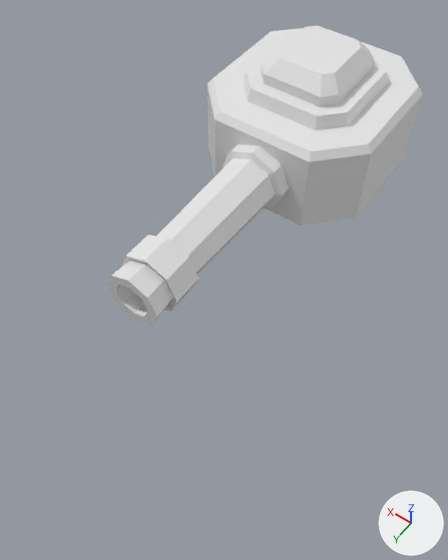
The glTF model models/player/Cannon.glb as it was, and as the next commit left it.
Before and after are seen from a 50 mm lens placed at (-1.0, 1.22, 2.63), pointed at (-0.07, -0.09, 0.57). Arrows for +X, +Y and +Z are at lower right; the lights stay in place. Where no turn or scale is listed for an object, it has been applied to the vertices.

The older version as bpy lines, for what is in view:
```python
me_cube_007 = bpy.data.meshes.new('Cube.007')
me_cube_007.from_pydata(...)  # 64 vertices, 124 faces; spans x -0.39..0.39, y -0.514..0.311, z -0.176..0.359
me_cylinder_001 = bpy.data.meshes.new('Cylinder.001')
me_cylinder_001.from_pydata(...)  # 80 vertices, 156 faces; spans x -1.8..1.8, y -1.8..1.8, z -4.45..6.35
ob_cannon_barrel = bpy.data.objects.new('Cannon_barrel', me_cylinder_001)
ob_cannon_barrel.location = (0.0, 0.0, 0.881)
ob_cannon_barrel.rotation_euler = (1.571, 0.0, 0.0)  # degrees (90, 0, 0)
ob_cannon_barrel.scale = (0.0818, 0.0818, 0.0818)
ob_cannon_base = bpy.data.objects.new('cannon_base', me_cube_007)
ob_cannon_base.location = (0.0, -0.742, 0.882)
```
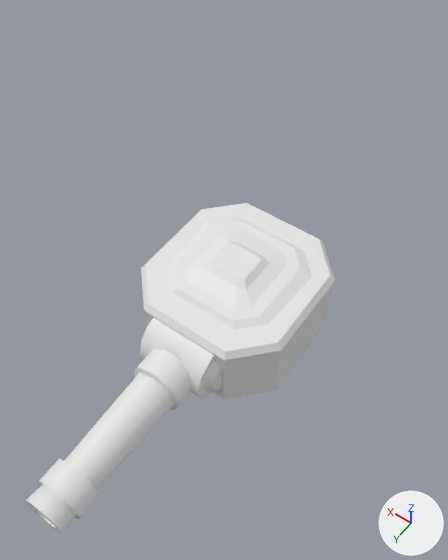
Location of each change, [x1, y1, x2, y2] in pixels of the pictures (448 x 560 px):
'cannon_base', deleted: before [207, 25, 423, 226]
'Cannon_base', added: after [141, 203, 335, 399]
'Cannon_barrel', moved, rescaled (8% narrower): before [107, 144, 289, 325]; after [25, 349, 192, 534]
'Cannon_Mantlet', added: after [139, 318, 221, 399]

What the commit changed:
Mesh me_cylinder_002 is new.
It has 70 vertices, 136 faces and spans x -0.201..0.201, y -0.166..0.166, z -0.158..0.158.
Mesh me_cube_007_1 is new.
It has 64 vertices, 124 faces and spans x -0.39..0.39, y -0.514..0.311, z -0.176..0.27.
Object 'Cannon_barrel' (ob_cannon_barrel) moves from (0.0, 0.0, 0.881) to (0.0, 0.674, 0.182).
Object 'Cannon_barrel' (ob_cannon_barrel) is rescaled from (0.0818, 0.0818, 0.0818) to (0.0749, 0.0749, 0.0749).
Object 'cannon_base' (ob_cannon_base) is deleted.
Object 'Cannon_Mantlet' (ob_cannon_mantlet) is new; it shows me_cylinder_002.
Its location is (0.0, 0.076, 0.189).
Object 'Cannon_base' (ob_cannon_base_1) is new; it shows me_cube_007_1.
Its location is (0.0, -0.193, 0.184).
